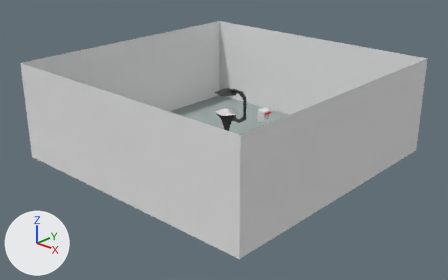
The Blender file Assets/Models/Room.blend, before and after one commit.
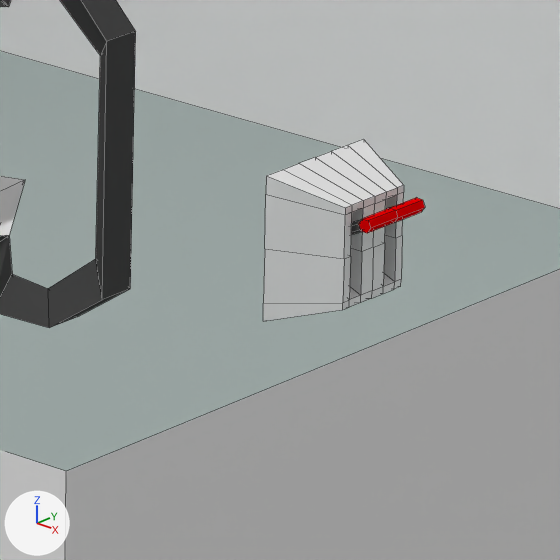
Each version is shown whole from a 50 mm camera at (14.16, -15.59, 8.98) aimed at (0.21, -0.37, 0.7), then close up on the part from 52% to 63% of the width and 34% to 51% of the height. Every picture has the same lights, and +X, +Y and +Z are marked at lower left. The close-ups show mesh edges as thin lines.
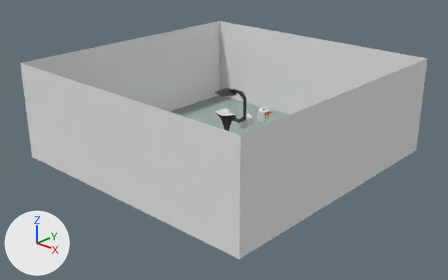
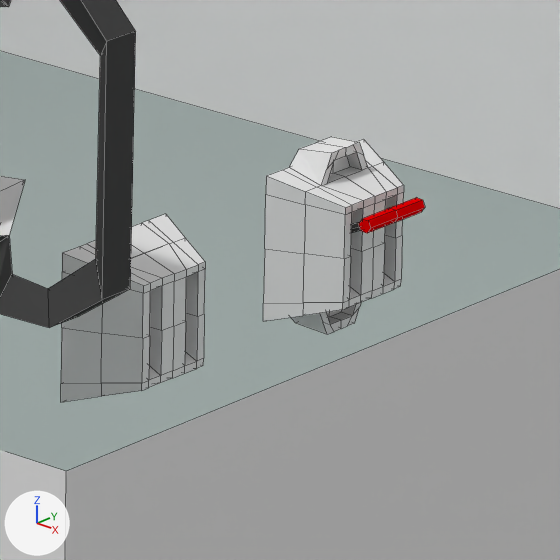
What differs and where, as boxes [x1, y1, x2, y2] in the close-ups (560 x 560 px):
'Cube.001', reshaped (8% taller): before [263, 139, 404, 321]; after [263, 137, 404, 334]
'Cube.002', added: after [61, 214, 205, 402]
part 1 of me_cube_002, built on: before [284, 139, 388, 318]; after [284, 137, 388, 334]

The change, as a list of edits to the scene's bpy script:
```text
Change me_cube_002:
    used by ob_cube_001; location = (0.0, 2.0, 1.0)
    remove me_cube_002.from_pydata(...)  # 28 vertices, 20 faces; spans x 0.0..0.25, y -0.25..0.0, z 0.0..0.25
    add me_cube_002.from_pydata(...)  # 47 vertices, 34 faces; spans x 0.0..0.25, y -0.25..0.0, z 0.0..0.312
    me_cube_002 part 1
    5 faces are deleted
    1 vertex moves from x 0.0, y -0.083, z 0.25 to x 0.0, y -0.133, z 0.25
    19 vertices are added at x 0.0..0.125, y -0.2..0.0, z 0.0..0.312
    19 new faces join them
Add me_cube_003:
    me_cube_003.from_pydata(...)  # 35 vertices, 25 faces; spans x 0.0..0.25, y -0.25..0.0, z 0.0..0.25
    me_cube_003.materials.append(mat_material_003)  # white #e7e7e7
Add ob_cube_002:
    ob_cube_002 = bpy.data.objects.new('Cube.002', me_cube_003)
    ob_cube_002.location = (0.0, 1.0, 1.0)
    _m = ob_cube_002.modifiers.new('Mirror', 'MIRROR')
    _m.use_axis = (False, True, True)
```
